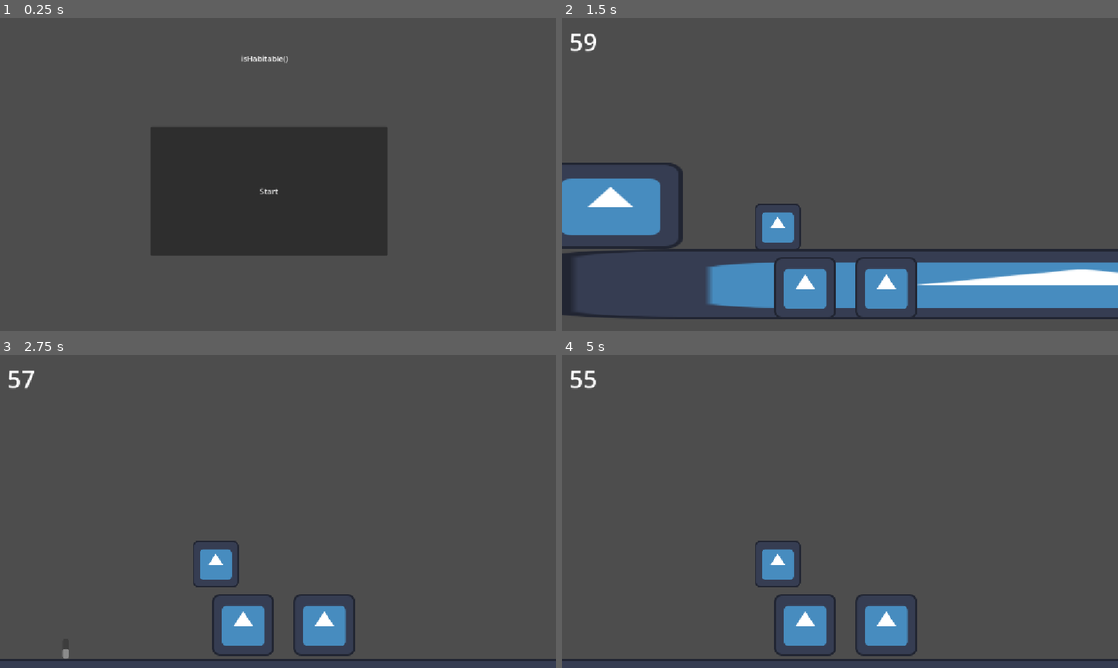
Above: before the commit, frames 1-4 (two rows, left to right).
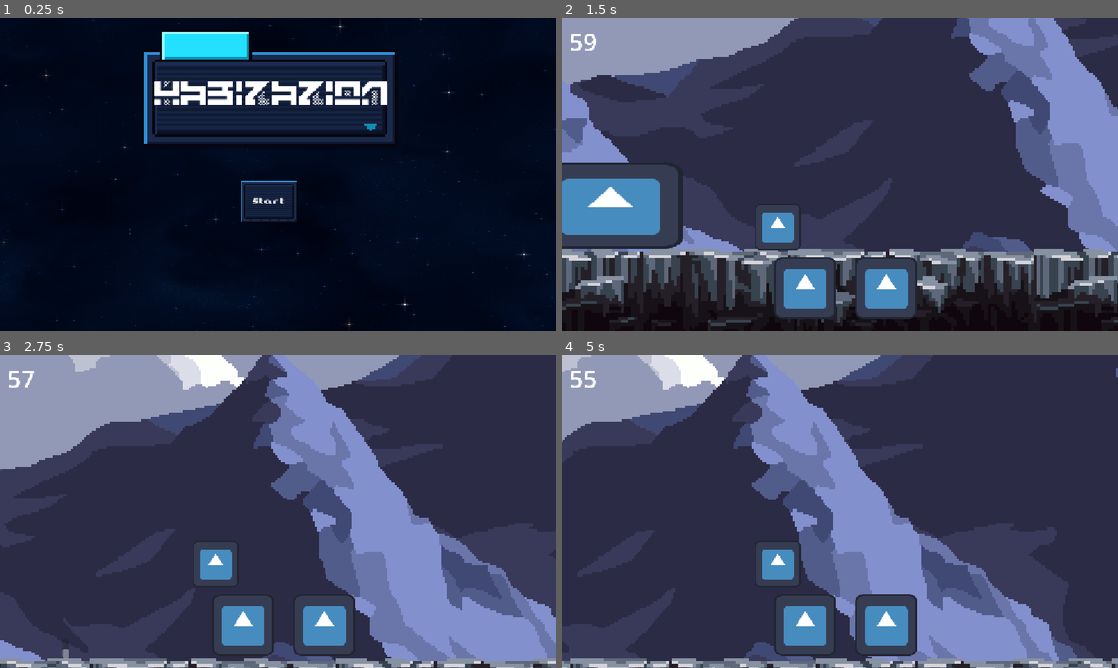
Above: after the commit, the same moments.

Repository: Ollieblock1/WHACK2026
Game: Godot game, scene res://game.tscn
The game is run twice, just before and just after one commit, with the same random seed, the same clock (stepped at 60 frames per second) and the same inputs. The engine's default icon, where the game draws it, is replaced by a stand-in: a white triangle on a blue panel in a dark square.
Inputs:
- Up to frame 1 (0.25 s): no input
- Up to frame 2 (1.5 s): click "Start" at 0.5 s; tap Enter at 1.25 s; hold Right (moveRight) from 1.28 s (still down); tap 1 (select1) at 1.35 s
- Up to frame 3 (2.75 s): keep holding Right (moveRight); tap Space (moveJump) at 1.52, 2.27 s; tap 2 (select2) at 2.1 s
- Up to frame 4 (5 s): release Right (moveRight) at 2.78 s; hold A (moveLeft) 2.78-3.53 s; tap 3 (select3) at 2.85 s; hold Right (moveRight) from 3.53 s (still down); tap 1 (select1) at 3.6 s; tap Space (moveJump) at 3.77, 4.52 s; tap 2 (select2) at 4.35 s

The runs differ from the first frame. In frame 1, 99% of the frame differs, in the area x 0-100%, y 0-100%; in frame 2, 77%; in frame 3, 82%; in frame 4, 84%.

Commit message:
basic sprites implemented

Diff:
--- /dev/null
+++ b/assets/fonts/not-jam-chunky-sans-6-zip/NotJamChunkySans6/Not Jam Chunky Sans 6.json
@@ -0,0 +1,48 @@
+{
+	"$baseURI": "https://yal.cc/r/20/pixelfont/",
+	"$version": "1.0",
+	"in-glyphs": [
+		" !\\\"#$%&'()*+,-/",
+		"0123456789:;<=>?",
+		".ABCDEFGHIJKLMNO",
+		"PQRSTUVWXYZ[]^_@",
+		"`abcdefghijklmno",
+		"pqrstuvwxyz{|}~∎",
+		"¡¢£¤¥¦§¨ª«¬¯°±²³",
+		"´µ¶·¸¹º»¼½¾¿€Łł"
+	],
+	"glyph-color": "auto",
+	"in-kerning": [
+		""
+	],
+	"glyph-width": 14,
+	"glyph-height": 6,
+	"glyph-ofs-x": 1,
+	"glyph-ofs-y": 12,
+	"glyph-sep-x": 1,
+	"glyph-sep-y": 14,
+	"glyph-base-x": 0,
+	"glyph-baseline": 5,
+	"glyph-spacing": 1,
+	"font-is-mono": false,
+	"font-em-square": 1024,
+	"font-line-gap": 0,
+	"font-ascend": 853.333,
+	"font-descend": -171.667,
+	"font-px-size": 170.667,
+	"contour-type": "pixel",
+	"font-type": "ttf",
+	"font-name": "Not Jam Chunky Sans 6",
+	"font-author": "Not Jam",
+	"font-copy": "CC0",
+	"font-version": "2.0.0",
+	"font-desc": "A chunky little pixel font",
+	"font-license": "CC0",
+	"font-license-url": "",
+	"font-sample-text": "The quick brown fox jumps over a lazy dog.",
+	"font-preview-text": [
+		"THE QUICK BROWN FOX JUMPS OVER A LAZY DOG.",
+		"the quick brown fox jumps over a lazy dog.",
+		"0123456789"
+	]
+}
--- /dev/null
+++ b/assets/fonts/not-jam-chunky-sans-6-zip/NotJamChunkySans6/Not Jam Chunky Sans 9.json
@@ -0,0 +1,63 @@
+{
+	"$baseURI": "https://yal.cc/r/20/pixelfont/",
+	"$version": "1.0",
+	"in-glyphs": [
+		" !\\\"#$%&'()*+,-/",
+		"0123456789:;<=>?",
+		".ABCDEFGHIJKLMNO",
+		"PQRSTUVWXYZ[]^_@",
+		"`abcdefghijklmno",
+		"pqrstuvwxyz{|}~∎",
+		"¡¢£¤¥¦§¨ª«¬¯°±²³",
+		"´µ¶·¸¹º»¼½¾¿€ÀÁÂ",
+		"ÃÄÅÆÇÈÉÊËÌÍÎÏÐÑÒ",
+		"ÓÔÕÖ×ØÙÚÛÜÝÞßàáâ",
+		"ãäåæçèéêëìíîïðñò",
+		"óôõö÷øùúûüýþÿĀāĂ",
+		"ăĄąĆćĈĉĊċČčĎďĐđĒ",
+		"ēĔĕĖėĘęĚěĜĝĞğĠġĢ",
+		"ģĤĥĦħĨĩĪīĬĭĮįİıĴ",
+		"ĵĶķĸĹĺĻļĽľĿŀŁłŃń",
+		"ŅņŇňŉŊŋŌōŎŏŐőŒœŔ",
+		"ŕŖŗŘřŚśŜŝŞşŠšŢţŤ",
+		"ťŦŧŨũŪūŬŭŮůŰűŲųŴ",
+		"ŵŶŷŸŹźŻżŽž•◦≤≥",
+		"—–‽π∞↑↓→←≠©™®β♂♀",
+		"☿⚥⚲🜬⚧∠⊥∑∆φ∏⋂⋃σ⊂",
+		"∨⊃∀∃∴∈ε√⚪︎"
+	],
+	"glyph-color": "auto",
+	"in-kerning": [
+		""
+	],
+	"glyph-width": 14,
+	"glyph-height": 9,
+	"glyph-ofs-x": 1,
+	"glyph-ofs-y": 9,
+	"glyph-sep-x": 1,
+	"glyph-sep-y": 11,
+	"glyph-base-x": 0,
+	"glyph-baseline": 8,
+	"glyph-spacing": 1,
+	"font-is-mono": false,
+	"font-em-square": 1024,
+	"font-line-gap": 0,
+	"font-ascend": 910.222,
+	"font-descend": -114.778,
+	"font-px-size": 113.778,
+	"contour-type": "pixel",
+	"font-type": "ttf",
+	"font-name": "Not Jam Chunky Sans 9",
+	"font-author": "Not Jam",
+	"font-copy": "CC0",
+	"font-version": "2.0.0",
+	"font-desc": "A chunky little pixel font",
+	"font-license": "CC0",
+	"font-license-url": "",
+	"font-sample-text": "The quick brown fox jumps over a lazy dog.",
+	"font-preview-text": [
+		"THE QUICK BROWN FOX JUMPS OVER A LAZY DOG.",
+		"the quick brown fox jumps over a lazy dog.",
+		"0123456789"
+	]
+}
--- /dev/null
+++ b/assets/themes/theme.tres
@@ -0,0 +1,14 @@
+[gd_resource type="Theme" format=3 uid="uid://c4r2fa8viknal"]
+
+[ext_resource type="FontFile" uid="uid://ceiqkej77agtp" path="res://assets/fonts/not-jam-chunky-sans-6-zip/NotJamChunkySans6/Not Jam Chunky Sans 6.ttf" id="1_p0u25"]
+[ext_resource type="Texture2D" uid="uid://bwg1ybjkukcjq" path="res://assets/UI/neon-ui-kit-lite-r3/x1/panels/panel_medium.png" id="2_pdjgs"]
+
+[sub_resource type="StyleBoxTexture" id="StyleBoxTexture_6b2wv"]
+texture = ExtResource("2_pdjgs")
+
+[resource]
+Button/colors/icon_normal_color = Color(1, 1, 1, 1)
+Button/fonts/font = ExtResource("1_p0u25")
+Button/styles/hover = SubResource("StyleBoxTexture_6b2wv")
+Button/styles/normal = SubResource("StyleBoxTexture_6b2wv")
+Label/fonts/font = ExtResource("1_p0u25")
--- a/project.godot
+++ b/project.godot
@@ -75,4 +75,5 @@
 
 [rendering]
 
+textures/canvas_textures/default_texture_filter=0
 rendering_device/driver.windows="d3d12"
--- a/scenes/UI/choice_page.tscn
+++ b/scenes/UI/choice_page.tscn
@@ -1,6 +1,11 @@
 [gd_scene format=3 uid="uid://du7alnls04c04"]
 
 [ext_resource type="Script" uid="uid://by64bwmvpb4ye" path="res://scripts/UI/choice_page.gd" id="1_3lve2"]
+[ext_resource type="Texture2D" uid="uid://dq4nf5ciwnrg4" path="res://assets/themes/pixelart_starfields/pixelart_starfield.png" id="2_2ut4e"]
+[ext_resource type="Texture2D" uid="uid://bwg1ybjkukcjq" path="res://assets/UI/neon-ui-kit-lite-r3/x1/panels/panel_medium.png" id="2_egrry"]
+[ext_resource type="Theme" uid="uid://c4r2fa8viknal" path="res://assets/themes/theme.tres" id="3_4tn5o"]
+[ext_resource type="Texture2D" uid="uid://llu4tkuhg3ty" path="res://assets/New Piskel(1).png" id="4_o6tvk"]
+[ext_resource type="Texture2D" uid="uid://cxo1utmu43qk" path="res://assets/New Piskel.png" id="5_4fr2k"]
 
 [node name="ChoicePage" type="Control" unique_id=1238139961]
 layout_mode = 3
@@ -11,13 +16,10 @@
 grow_vertical = 2
 script = ExtResource("1_3lve2")
 
-[node name="ColorRect" type="ColorRect" parent="." unique_id=1686404639]
-layout_mode = 0
-offset_left = 120.0
-offset_top = 64.0
-offset_right = 1024.0
-offset_bottom = 568.0
-color = Color(0.28235295, 0.4862745, 0.5058824, 1)
+[node name="Sprite2D2" type="Sprite2D" parent="." unique_id=114195267]
+position = Vector2(586.32007, 311.15002)
+scale = Vector2(14.024287, 12.882223)
+texture = ExtResource("2_egrry")
 
 [node name="Label" type="Label" parent="." unique_id=1237475989]
 layout_mode = 0
@@ -25,7 +27,8 @@
 offset_top = 104.0
 offset_right = 892.0
 offset_bottom = 173.0
-theme_override_font_sizes/font_size = 50
+theme = ExtResource("3_4tn5o")
+theme_override_font_sizes/font_size = 30
 text = "Is this planet habitable?"
 
 [node name="CheckButton" type="CheckButton" parent="." unique_id=1395649305]
@@ -36,6 +39,8 @@
 offset_bottom = 261.0
 scale = Vector2(2.31, 2.31)
 theme_override_font_sizes/font_size = 50
+theme_override_icons/checked = ExtResource("4_o6tvk")
+theme_override_icons/unchecked = ExtResource("5_4fr2k")
 
 [node name="Label2" type="Label" parent="." unique_id=1856160146]
 layout_mode = 0
@@ -46,12 +51,19 @@
 
 [node name="Button" type="Button" parent="." unique_id=923011702]
 layout_mode = 0
-offset_left = 480.0
-offset_top = 376.0
-offset_right = 660.0
+offset_left = 400.0
+offset_top = 360.0
+offset_right = 736.0
 offset_bottom = 453.0
+theme = ExtResource("3_4tn5o")
 theme_override_font_sizes/font_size = 50
 text = "Submit"
 
+[node name="Sprite2D" type="Sprite2D" parent="." unique_id=926211118]
+z_index = -1
+position = Vector2(579.99994, 328.00003)
+scale = Vector2(3.6249998, 2.05)
+texture = ExtResource("2_2ut4e")
+
 [connection signal="toggled" from="CheckButton" to="." method="_on_check_button_toggled"]
 [connection signal="pressed" from="Button" to="." method="_on_button_pressed"]
--- a/scenes/UI/final_page.tscn
+++ b/scenes/UI/final_page.tscn
@@ -1,6 +1,9 @@
 [gd_scene format=3 uid="uid://cgmx7y0ylhhkm"]
 
 [ext_resource type="Script" uid="uid://jy5j6kwyqfuh" path="res://scripts/managers/final_page.gd" id="1_xcl7t"]
+[ext_resource type="Texture2D" uid="uid://bwg1ybjkukcjq" path="res://assets/UI/neon-ui-kit-lite-r3/x1/panels/panel_medium.png" id="2_5ourt"]
+[ext_resource type="Texture2D" uid="uid://dq4nf5ciwnrg4" path="res://assets/themes/pixelart_starfields/pixelart_starfield.png" id="2_gbfp7"]
+[ext_resource type="Theme" uid="uid://c4r2fa8viknal" path="res://assets/themes/theme.tres" id="2_obgd4"]
 
 [node name="finalPage" type="Control" unique_id=584875965]
 layout_mode = 3
@@ -11,21 +14,19 @@
 grow_vertical = 2
 script = ExtResource("1_xcl7t")
 
-[node name="ColorRect" type="ColorRect" parent="." unique_id=1314815745]
-layout_mode = 0
-offset_left = 120.0
-offset_top = 64.0
-offset_right = 1024.0
-offset_bottom = 568.0
-color = Color(0.28235295, 0.4862745, 0.5058824, 1)
+[node name="Sprite2D2" type="Sprite2D" parent="." unique_id=378744846]
+position = Vector2(586.32007, 311.15002)
+scale = Vector2(14.024287, 12.882223)
+texture = ExtResource("2_5ourt")
 
 [node name="Label" type="Label" parent="." unique_id=1714428890]
 layout_mode = 0
-offset_left = 272.0
-offset_top = 104.0
-offset_right = 892.0
-offset_bottom = 173.0
-theme_override_font_sizes/font_size = 50
+offset_left = 269.0
+offset_top = 94.0
+offset_right = 1431.0
+offset_bottom = 163.0
+theme = ExtResource("2_obgd4")
+theme_override_font_sizes/font_size = 28
 text = "Is this planet inhabitable?"
 
 [node name="Label2" type="Label" parent="." unique_id=1743971973]
@@ -34,14 +35,22 @@
 offset_top = 188.0
 offset_right = 319.0
 offset_bottom = 211.0
+theme = ExtResource("2_obgd4")
 
 [node name="Button" type="Button" parent="." unique_id=675738073]
 layout_mode = 0
-offset_left = 430.0
-offset_top = 377.0
-offset_right = 720.0
+offset_left = 314.0
+offset_top = 351.0
+offset_right = 831.0
 offset_bottom = 454.0
-theme_override_font_sizes/font_size = 50
+theme = ExtResource("2_obgd4")
+theme_override_font_sizes/font_size = 40
 text = "Next Planet"
 
+[node name="Sprite2D" type="Sprite2D" parent="." unique_id=1667815267]
+z_index = -1
+position = Vector2(579.99994, 328.00003)
+scale = Vector2(3.6249998, 2.05)
+texture = ExtResource("2_gbfp7")
+
 [connection signal="pressed" from="Button" to="." method="_on_button_pressed"]
--- a/scenes/infoScreen.tscn
+++ b/scenes/infoScreen.tscn
@@ -1,8 +1,15 @@
 [gd_scene format=3 uid="uid://bck5pcfa82u6e"]
 
 [ext_resource type="Script" uid="uid://wjrlbr5lxxw" path="res://scenes/variable_description.gd" id="1_yvpbp"]
+[ext_resource type="Texture2D" uid="uid://bwg1ybjkukcjq" path="res://assets/UI/neon-ui-kit-lite-r3/x1/panels/panel_medium.png" id="2_l14vk"]
+[ext_resource type="Theme" uid="uid://c4r2fa8viknal" path="res://assets/themes/theme.tres" id="2_ybgpd"]
+[ext_resource type="FontFile" uid="uid://ceiqkej77agtp" path="res://assets/fonts/not-jam-chunky-sans-6-zip/NotJamChunkySans6/Not Jam Chunky Sans 6.ttf" id="4_soa5d"]
+
+[sub_resource type="StyleBoxFlat" id="StyleBoxFlat_soa5d"]
+bg_color = Color(0.0627451, 0.101960786, 0.2, 1)
 
 [node name="InfoScreen" type="Control" unique_id=851300588]
+z_index = 10
 layout_mode = 3
 anchors_preset = 15
 anchor_right = 1.0
@@ -15,56 +22,63 @@
 grow_vertical = 2
 script = ExtResource("1_yvpbp")
 
-[node name="ColorRect" type="ColorRect" parent="." unique_id=1716858097]
-layout_mode = 0
-offset_right = 284.0
-offset_bottom = 348.0
-color = Color(0.28235295, 0.4862745, 0.5058824, 1)
+[node name="Sprite2D" type="Sprite2D" parent="." unique_id=134680212]
+position = Vector2(159, 208)
+rotation = 1.5707964
+scale = Vector2(11.250127, 11.176917)
+texture = ExtResource("2_l14vk")
 
 [node name="Title" type="Label" parent="." unique_id=238991167]
 layout_mode = 0
-offset_left = 59.0
+offset_left = 15.0
 offset_top = 23.0
-offset_right = 228.0
+offset_right = 278.0
 offset_bottom = 46.0
+theme = ExtResource("2_ybgpd")
 text = "EMPLOYEE GUIDANCE"
 horizontal_alignment = 1
 
 [node name="Description" type="Label" parent="." unique_id=727036898]
 layout_mode = 0
-offset_left = 27.0
-offset_top = 64.0
-offset_right = 260.0
-offset_bottom = 118.0
+offset_left = -6.0
+offset_top = 54.0
+offset_right = 422.0
+offset_bottom = 108.0
+theme = ExtResource("2_ybgpd")
+theme_override_font_sizes/font_size = 13
 text = "in order to establish a colony,
 this planet must have:"
 
 [node name="List" type="Label" parent="." unique_id=96713529]
 layout_mode = 0
-offset_left = 31.0
-offset_top = 122.0
-offset_right = 259.0
-offset_bottom = 195.0
+offset_left = -25.0
+offset_top = 121.0
+offset_right = 283.0
+offset_bottom = 194.0
+theme = ExtResource("2_ybgpd")
 text = "   - breathable air
    - a magnetic field
    - no hostile species"
 
 [node name="VariableDescription" type="Label" parent="." unique_id=1021151925]
 layout_mode = 0
-offset_left = 29.0
-offset_top = 206.0
-offset_right = 263.0
-offset_bottom = 328.0
+offset_left = 5.0
+offset_top = 215.0
+offset_right = 239.0
+offset_bottom = 337.0
+theme = ExtResource("2_ybgpd")
+theme_override_font_sizes/font_size = 16
 script = ExtResource("1_yvpbp")
 
-[node name="NextPage" type="Button" parent="." unique_id=612923535]
+[node name="NextPage" type="Button" parent="." unique_id=1222122405]
 layout_mode = 0
-offset_left = 94.0
-offset_top = 301.0
-offset_right = 278.0
-offset_bottom = 347.0
-theme_override_font_sizes/font_size = 25
-text = "Leave Planet->"
-flat = true
+offset_left = -23.0
+offset_top = 376.0
+offset_right = 354.0
+offset_bottom = 467.0
+theme_override_fonts/font = ExtResource("4_soa5d")
+theme_override_font_sizes/font_size = 20
+theme_override_styles/normal = SubResource("StyleBoxFlat_soa5d")
+text = "Leave Planet ->"
 
 [connection signal="pressed" from="NextPage" to="." method="_on_next_page_pressed"]
--- a/scenes/level/level.tscn
+++ b/scenes/level/level.tscn
@@ -1,15 +1,16 @@
 [gd_scene format=3 uid="uid://d1lv7x0c5ogpj"]
 
 [ext_resource type="Script" uid="uid://c0ck5mbexxmq4" path="res://scripts/level/level.gd" id="1_i166f"]
-[ext_resource type="Texture2D" uid="uid://dpunqpfijmmdo" path="res://icon.svg" id="2_i166f"]
 [ext_resource type="PackedScene" uid="uid://de2a504k2rywt" path="res://scenes/ship/ship.tscn" id="2_nbgty"]
+[ext_resource type="Texture2D" uid="uid://c50k1iumgahli" path="res://assets/floor/metal_floor.png" id="3_qkmgm"]
+[ext_resource type="Texture2D" uid="uid://m0334fy570mq" path="res://assets/backgrounds/origbig.png" id="4_qkmgm"]
 
 [sub_resource type="RectangleShape2D" id="RectangleShape2D_hq1vv"]
 size = Vector2(2986, 192)
 
 [sub_resource type="Curve2D" id="Curve2D_i166f"]
 _data = {
-"points": PackedVector2Array(0, 0, 0, 0, 2350, 21, 0, 0, 0, 0, 30, 14)
+"points": PackedVector2Array(0, 0, 0, 0, 2350, 21, 0, 0, 0, 0, 957, 27)
 }
 point_count = 2
 
@@ -20,6 +21,12 @@
 [node name="Level" type="Node2D" unique_id=1287492299]
 script = ExtResource("1_i166f")
 
+[node name="Sprite2D" type="Sprite2D" parent="." unique_id=1927556108]
+z_index = -1
+position = Vector2(963.00006, -628.99994)
+scale = Vector2(1.3593751, 1.5493828)
+texture = ExtResource("4_qkmgm")
+
 [node name="floor" type="StaticBody2D" parent="." unique_id=768738622]
 collision_layer = 17
 
@@ -28,9 +35,9 @@
 shape = SubResource("RectangleShape2D_hq1vv")
 
 [node name="Sprite2D" type="Sprite2D" parent="floor" unique_id=1056239724]
-position = Vector2(909.49994, 227)
-scale = Vector2(23.38281, 1.5)
-texture = ExtResource("2_i166f")
+position = Vector2(913, 333)
+scale = Vector2(8.5, 8.5)
+texture = ExtResource("3_qkmgm")
 
 [node name="Ship2" parent="." unique_id=1740454847 instance=ExtResource("2_nbgty")]
 position = Vector2(-386, 9)
@@ -41,10 +48,10 @@
 
 [node name="PathFollow2D" type="PathFollow2D" parent="Path2D" unique_id=1934735149]
 position = Vector2(2350, 21)
-rotation = -3.1385753
+rotation = 3.1372855
 
 [node name="screen" type="Marker2D" parent="." unique_id=1130310366]
-position = Vector2(-568, -317)
+position = Vector2(-526, -317)
 
 [node name="UI" type="Node2D" parent="." unique_id=2120604933]
 
--- a/scenes/mainMenu.tscn
+++ b/scenes/mainMenu.tscn
@@ -1,6 +1,15 @@
 [gd_scene format=3 uid="uid://c7h0tthkblmfb"]
 
 [ext_resource type="Script" uid="uid://bmemlshpbwkrr" path="res://scripts/main_menu.gd" id="1_qkhwq"]
+[ext_resource type="Texture2D" uid="uid://dq4nf5ciwnrg4" path="res://assets/themes/pixelart_starfields/pixelart_starfield.png" id="2_3d1i7"]
+[ext_resource type="Texture2D" uid="uid://d1tvsjl7ihpfh" path="res://assets/UI/neon-ui-kit-lite-r3/x1/panels/dialogue_box.png" id="2_clbkb"]
+[ext_resource type="Texture2D" uid="uid://bwg1ybjkukcjq" path="res://assets/UI/neon-ui-kit-lite-r3/x1/panels/panel_medium.png" id="3_ldpc3"]
+[ext_resource type="Theme" uid="uid://c4r2fa8viknal" path="res://assets/themes/theme.tres" id="3_y35fp"]
+[ext_resource type="FontFile" uid="uid://ceiqkej77agtp" path="res://assets/fonts/not-jam-chunky-sans-6-zip/NotJamChunkySans6/Not Jam Chunky Sans 6.ttf" id="4_y35fp"]
+[ext_resource type="FontFile" uid="uid://dunh8l0iup564" path="res://assets/fonts/Healzone Pixel & Classic Font by thUg-inc/healzone-pixel-by-thUg-inc.ttf" id="5_dj72i"]
+
+[sub_resource type="StyleBoxTexture" id="StyleBoxTexture_6b2wv"]
+texture = ExtResource("3_ldpc3")
 
 [node name="MainMenu" type="Control" unique_id=2115119578]
 layout_mode = 3
@@ -11,20 +20,37 @@
 grow_vertical = 2
 script = ExtResource("1_qkhwq")
 
+[node name="Sprite2D2" type="Sprite2D" parent="." unique_id=658507347]
+position = Vector2(559, 150)
+scale = Vector2(5.3, 5.3)
+texture = ExtResource("2_clbkb")
+
 [node name="Button" type="Button" parent="." unique_id=399414186]
 layout_mode = 0
-offset_left = 312.0
-offset_top = 225.0
-offset_right = 803.0
-offset_bottom = 492.0
+offset_left = 497.0
+offset_top = 335.0
+offset_right = 617.0
+offset_bottom = 426.0
+theme = ExtResource("3_y35fp")
+theme_override_fonts/font = ExtResource("4_y35fp")
+theme_override_styles/normal = SubResource("StyleBoxTexture_6b2wv")
+theme_override_styles/hover = SubResource("StyleBoxTexture_6b2wv")
 text = "Start"
 
 [node name="Label" type="Label" parent="." unique_id=847468748]
 layout_mode = 0
-offset_left = 499.0
-offset_top = 72.0
-offset_right = 539.0
-offset_bottom = 95.0
-text = "isHabitable()"
+offset_left = 320.0
+offset_top = 93.0
+offset_right = 808.0
+offset_bottom = 191.0
+theme_override_fonts/font = ExtResource("5_dj72i")
+theme_override_font_sizes/font_size = 50
+text = "Habitation"
+
+[node name="Sprite2D" type="Sprite2D" parent="." unique_id=2127699950]
+z_index = -1
+position = Vector2(579.99994, 328.00003)
+scale = Vector2(3.6249998, 2.05)
+texture = ExtResource("2_3d1i7")
 
 [connection signal="button_down" from="Button" to="." method="_on_button_button_down"]
--- a/scenes/variable_description.gd
+++ b/scenes/variable_description.gd
@@ -6,10 +6,12 @@
 	var alien_status = ""
 	if not colony_expectations.aliens:
 		alien_status = "and no aliens\nwhatsoever"
-	$VariableDescription.text = "in addition, this group has
-		requested the planet have a\ntemperature of\
-		 between " + str(colony_expectations.lower_temp) + "
-		and " + str(colony_expectations.upper_temp) + str(alien_status)
+	$VariableDescription.text = "in addition,
+		this group has requested
+		the planet have a\ntemperature of\
+		between
+		" + str(colony_expectations.lower_temp) + " and " + str(colony_expectations.upper_temp) + "
+		" + str(alien_status)
 
 
 func _on_next_page_pressed() -> void:
--- a/scripts/level/level.gd
+++ b/scripts/level/level.gd
@@ -8,6 +8,27 @@
 var rng = RandomNumberGenerator.new()
 var colonyPreferences
 signal levelOver
+
+
+var backgrounds
+var floors
+
+func _ready() -> void:
+	backgrounds = [
+		preload("res://assets/backgrounds/origbig.png"),
+		preload("res://assets/backgrounds/origbig (2).png"),
+		preload("res://assets/backgrounds/origbig (3).png"),
+		preload("res://assets/backgrounds/origbig (4).png"),
+		preload("res://assets/backgrounds/origbig (5).png"),
+		preload("res://assets/backgrounds/origbig (6).png"),
+		preload("res://assets/backgrounds/origbig (7).png"),
+		preload("res://assets/backgrounds/origbig (8).png"),
+	]
+	floors = [
+		preload("res://assets/floor/map.png"),
+		preload("res://assets/floor/metal_floor(1).png"),
+		preload("res://assets/floor/metal_floor.png")
+	]
 
 
 func setColonyPreferences(colonyObject):
@@ -34,6 +55,8 @@
 		$aliens.add_child(instance)
 
 	print(levelObject.aliens)
+	$Sprite2D.texture = backgrounds[rng.randi_range(0,len(backgrounds)-1)]
+	$floor/Sprite2D.texture = floors[rng.randi_range(0,len(floors)-1)]
 
 
 func endLevel():
--- a/scripts/managers/post_game.gd
+++ b/scripts/managers/post_game.gd
@@ -24,7 +24,7 @@
 	if chosenValue == actualValue:
 		instance = win.instantiate()
 		if chosenValue == false: #success!!! you helped people
-			instance.setText("That planet wasn't inhabitable, you saved the colony")
+			instance.setText("That planet wasn't inhabitable,\n you saved the colony")
 		else:
 			instance.setText("You found a new home for the colony")
 
@@ -33,7 +33,7 @@
 		if chosenValue == false: #success!!! you helped people
 			instance.setText("This could've been the perfect home")
 		else:
-			instance.setText("This planet wasn't inhabitable, you killed everyone")
+			instance.setText("This planet wasn't inhabitable,\n you killed everyone")
 
 
 	add_child(instance)
Binary file added: assets/New Piskel(1).png
Not shown, added: assets/New Piskel(1).png.import
Binary file added: assets/New Piskel.png
Not shown, added: assets/New Piskel.png.import
Binary file added: assets/UI/neon-ui-kit-lite-r3/FULL_KIT_PREVIEW.png
Not shown, added: assets/UI/neon-ui-kit-lite-r3/FULL_KIT_PREVIEW.png.import
Not shown, added: assets/UI/neon-ui-kit-lite-r3/LICENSE.txt
Not shown, added: assets/UI/neon-ui-kit-lite-r3/README.txt
Not shown, added: assets/UI/neon-ui-kit-lite-r3/manifest.json
Binary file added: assets/UI/neon-ui-kit-lite-r3/x1/bars/bar_fill_magenta.png
Not shown, added: assets/UI/neon-ui-kit-lite-r3/x1/bars/bar_fill_magenta.png.import
Binary file added: assets/UI/neon-ui-kit-lite-r3/x1/bars/bar_frame.png
(and 169 more such lines)
